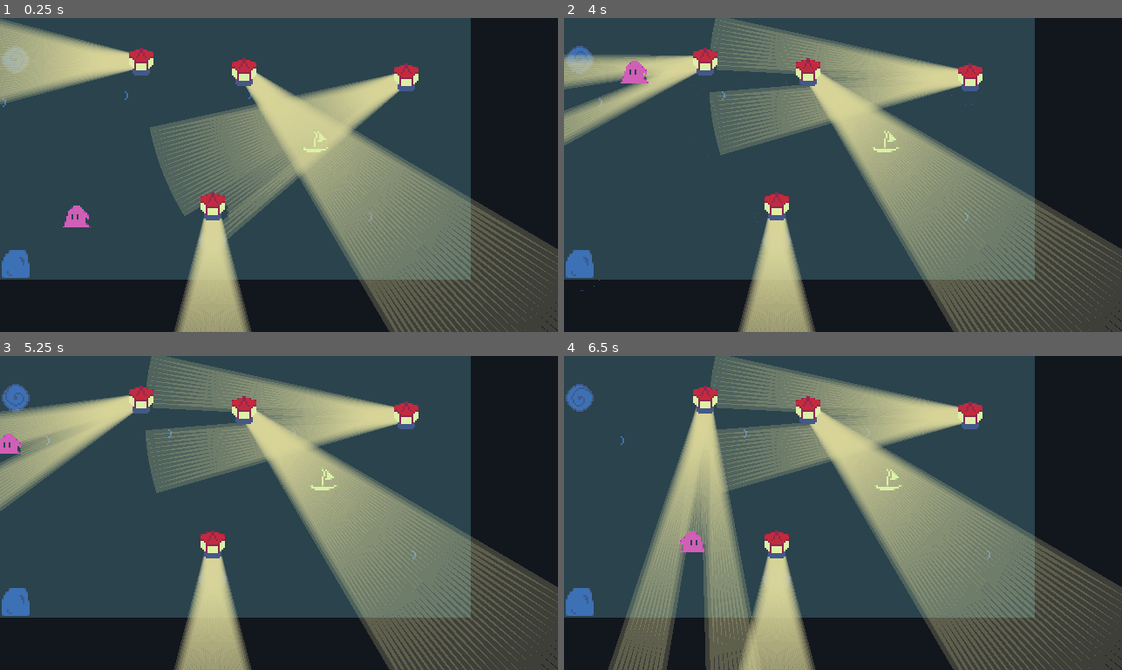
Above: before the commit, frames 1-4 (two rows, left to right).
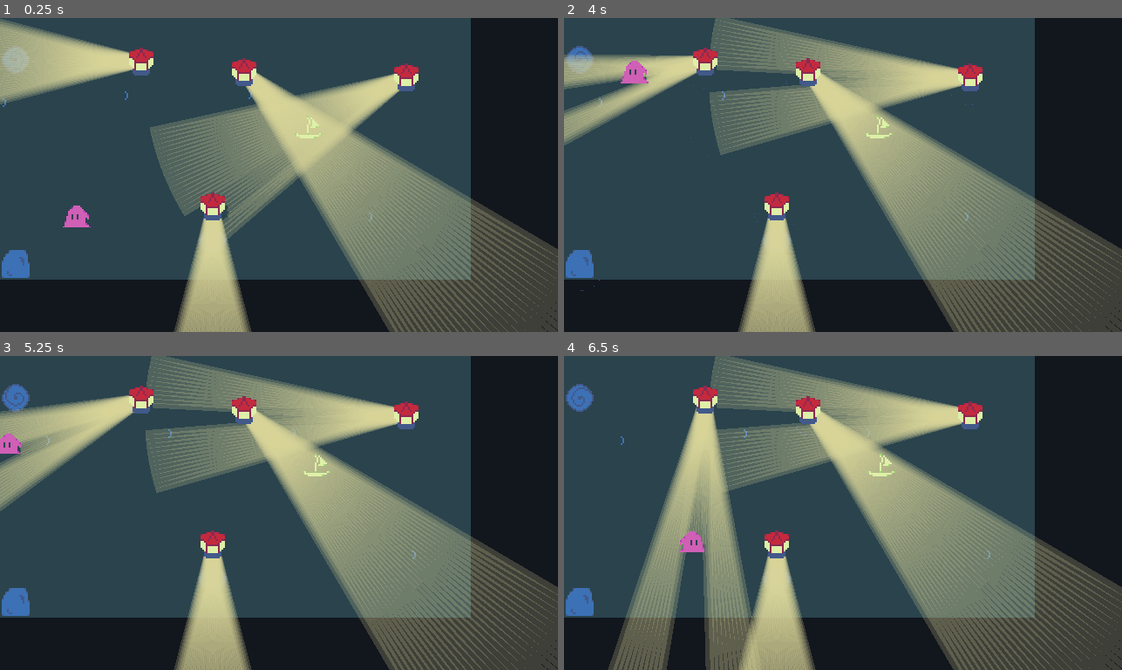
Above: after the commit, the same moments.

Repository: genericuser990/GameJamTowerTheme
Game: Godot game, scene res://Scenes/Levels/Level9.tscn
Same seed, same stepped clock (60 frames per second), same inputs: the game is played once before the commit and once after it. This scene is started directly instead of the project's main scene.
Inputs (mouse positions are in pixels of both pictures, inside the frame that each line leads up to):
- Up to frame 1 (0.25 s): no input
- Up to frame 2 (4 s): tap Enter at 0.5 s; move the mouse to (965, 159) at 0.52 s; hold Right (moveRight) 0.53-1.28 s; move the mouse to (731, 190) at 1.27 s; hold Down (moveDown) 1.28-2.03 s; move the mouse to (898, 105) at 2.02 s; hold Right (moveRight) 2.03-2.78 s; move the mouse to (815, 237) at 2.77 s; hold Up (moveUp) 2.78-3.53 s; move the mouse to (1010, 222) at 3.52 s; hold Left (moveLeft) from 3.53 s (still down)
- Up to frame 3 (5.25 s): move the mouse to (111, 465) at 4.27 s; tap R (reset) at 5 s; move the mouse to (306, 513) at 5.02 s; release Left (moveLeft) at 5.03 s; hold Down (moveDown) from 5.03 s (still down)
- Up to frame 4 (6.5 s): move the mouse to (759, 434) at 5.77 s; release Down (moveDown) at 5.78 s; hold Right (moveRight) from 5.78 s (still down)

The runs differ from the first frame. In frame 1, 0.2% of the frame differs, in the area x 52-60%, y 31-43%; in frame 2, 0.2%; in frame 3, 0.2%; in frame 4, 0.2%.
Error in both runs: Invalid call. Nonexistent function 'reloadCurrentScene' in base 'Nil'. (res://Scripts/Monster.gd:39)

Commit message:
Remove level 9 cheese

Diff:
--- a/Scenes/Levels/Level9.tscn
+++ b/Scenes/Levels/Level9.tscn
@@ -14,7 +14,7 @@
 position = Vector2( 44, 120 )
 
 [node name="Boat" parent="." instance=ExtResource( 5 )]
-position = Vector2( 181, 77 )
+position = Vector2( 177, 69 )
 
 [node name="Rock2" parent="." instance=ExtResource( 4 )]
 position = Vector2( 9, 149 )
